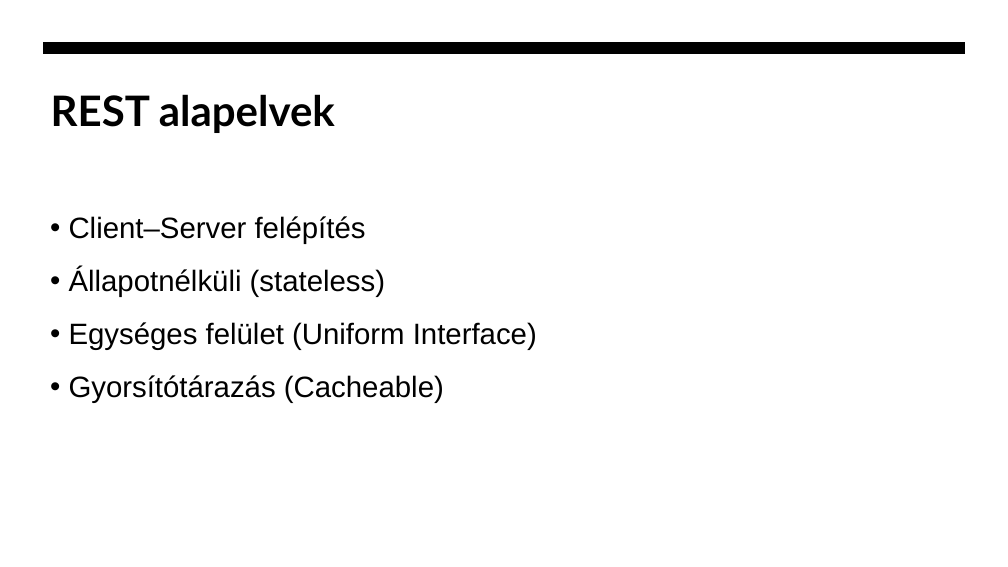
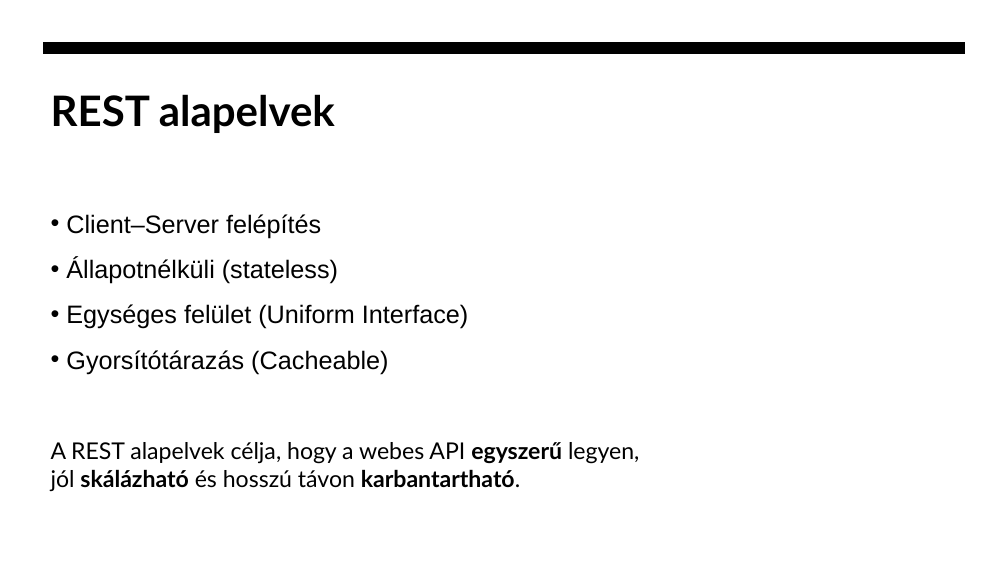
Before and after one commit to zbalogh/oe-internetes-alkalmazasok, a slide deck: slide 8 of 05_06/05_eloadas_MVC_REST_architektura_alapelvek.pptx. Drawn at 1008x567 pixels with LibreOffice and Linux fonts; fonts in the diff are those of the drawing. Boxes give left, top, right and bottom in pixels: in the first picture for what was removed or moved away, otherwise in the second. Text is boxed around its words. In the diff, an @@ line names an element or a change of style, - is before the commit and + after.

Commit message:
updated PPT and Word documents

```diff
--- a/05_06/05_eloadas_MVC_REST_architektura_alapelvek.pptx
+++ b/05_06/05_eloadas_MVC_REST_architektura_alapelvek.pptx
@@ text "Client–Server felépítés" at [66, 214, 468, 374]: size 28 to 24 pt @@
@@ text added at [51, 442, 639, 491], 22 pt, text #000000 @@
+A REST alapelvek célja, hogy a webes API egyszerű legyen, jól skálázható és hosszú távon karbantartható.
```
Also in this commit, not shown: 1 other file.
